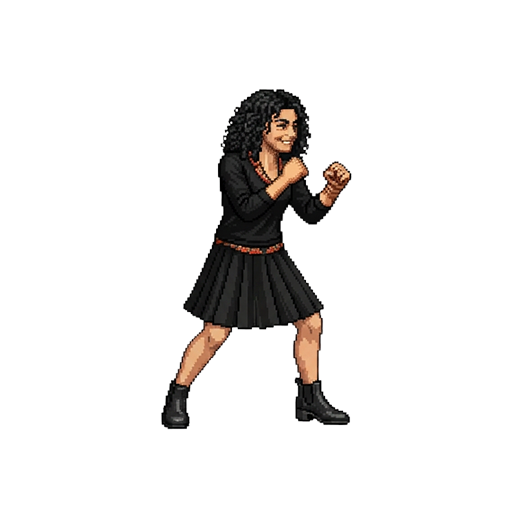
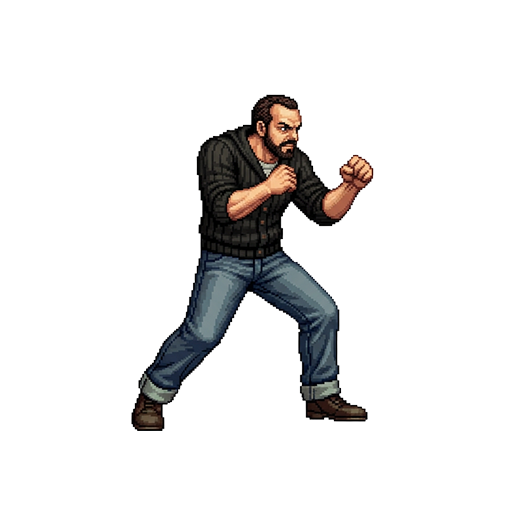
The second 512 x 512 image is a revision of the first. Changes to its layers:
hid group "MARTINI" (1 layers) over bbox(155, 89, 353, 431)
renamed "martini" to "martini-2", painted on it over bbox(155, 89, 353, 431)
showed group "PIPPO" (1 layers) over bbox(131, 89, 374, 431)
renamed "Pippo" to "pippo-2", painted on it over bbox(131, 89, 374, 431)
